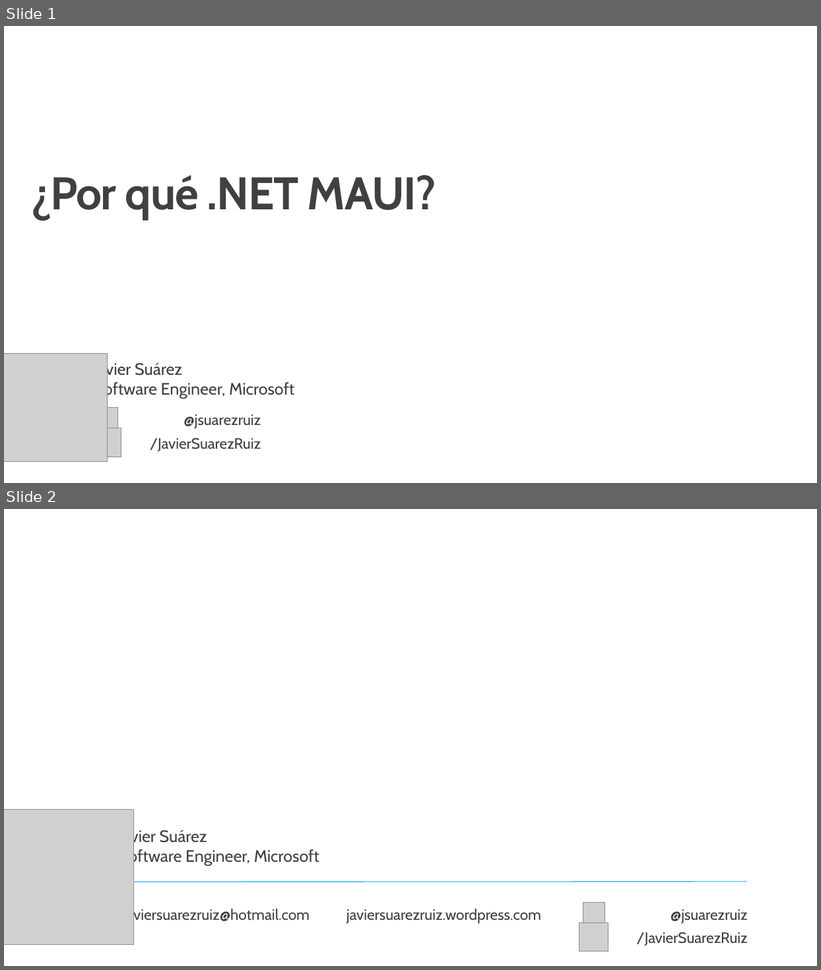
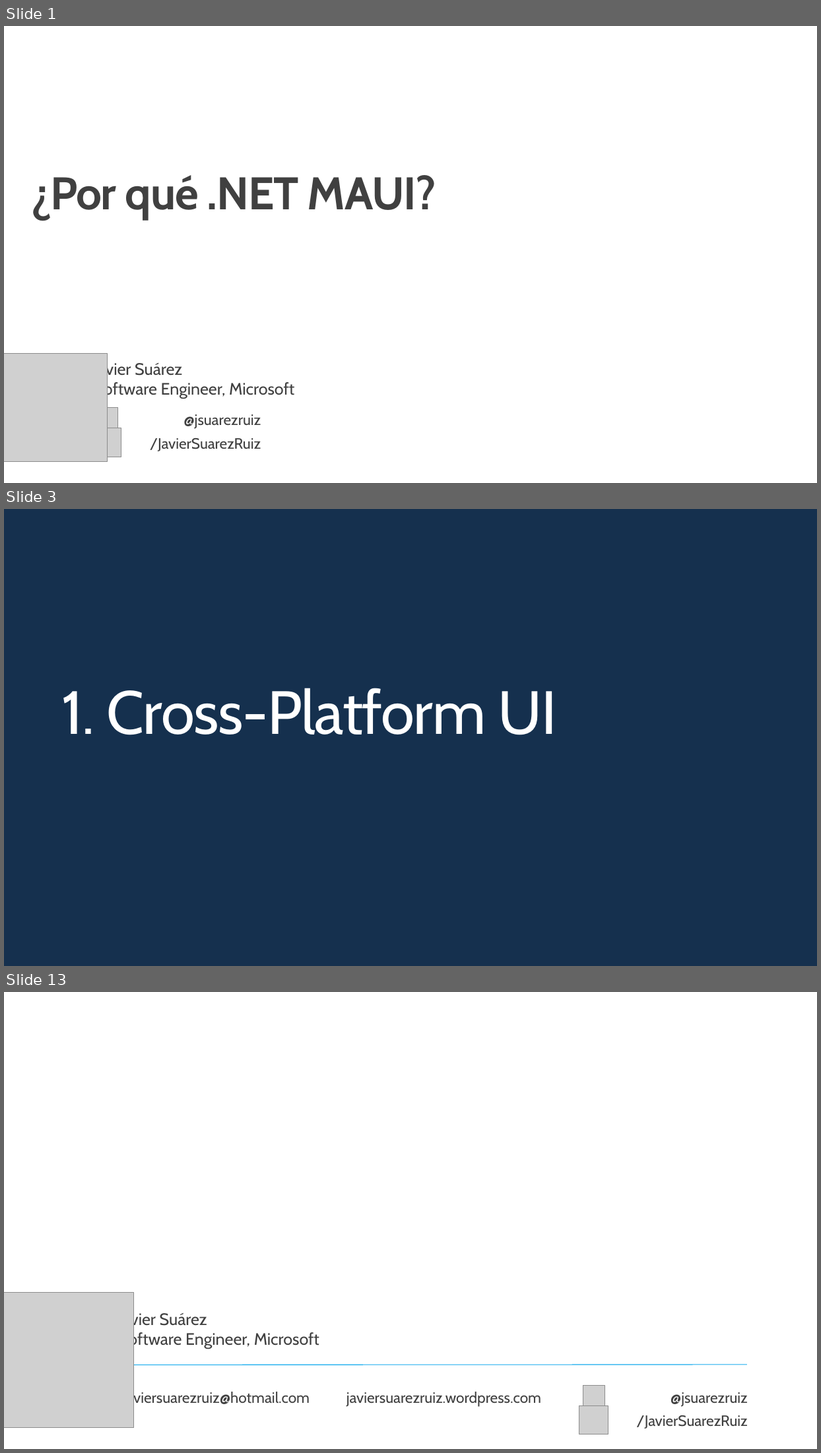
Before and after one commit to jsuarezruiz/taller-dotnet-maui, a slide deck: Bloque 1 - Introducción al desarrollo multiplataforma con .NET MAUI/Taller2 - Por qué .NET MAUI.pptx. Shown one above the other, each under a label of ours: slides 1 and 2 before the commit, slides 1, 3 and 13 after it; the slides between them are not shown. The pictures are 821x970 and 821x1453 pixels, drawn with LibreOffice and Linux fonts; fonts in the diff are those of the drawing; grey boxes stand for pictures; background and template pictures are left out. Boxes give left, top, right and bottom in pixels: in the first picture for what was removed or moved away, otherwise in the second. Text is boxed around its words. In the diff, an @@ line names an element or a change of style, - is before the commit and + after.

```diff
--- a/Bloque 1 - Introducción al desarrollo multiplataforma con .NET MAUI/Taller2 - Por qué .NET MAUI.pptx
+++ b/Bloque 1 - Introducción al desarrollo multiplataforma con .NET MAUI/Taller2 - Por qué .NET MAUI.pptx
@@ slide 3 added at (4, 509, 817, 966), background #15304E @@
@@ title added at (61, 688, 556, 735), 72 pt, text #FFFFFF @@
+1. Cross-Platform UI
@@ what was slide 2 is now slide 13 @@
```
Also in this commit, not shown: 10 other slides added, 1 other file.
